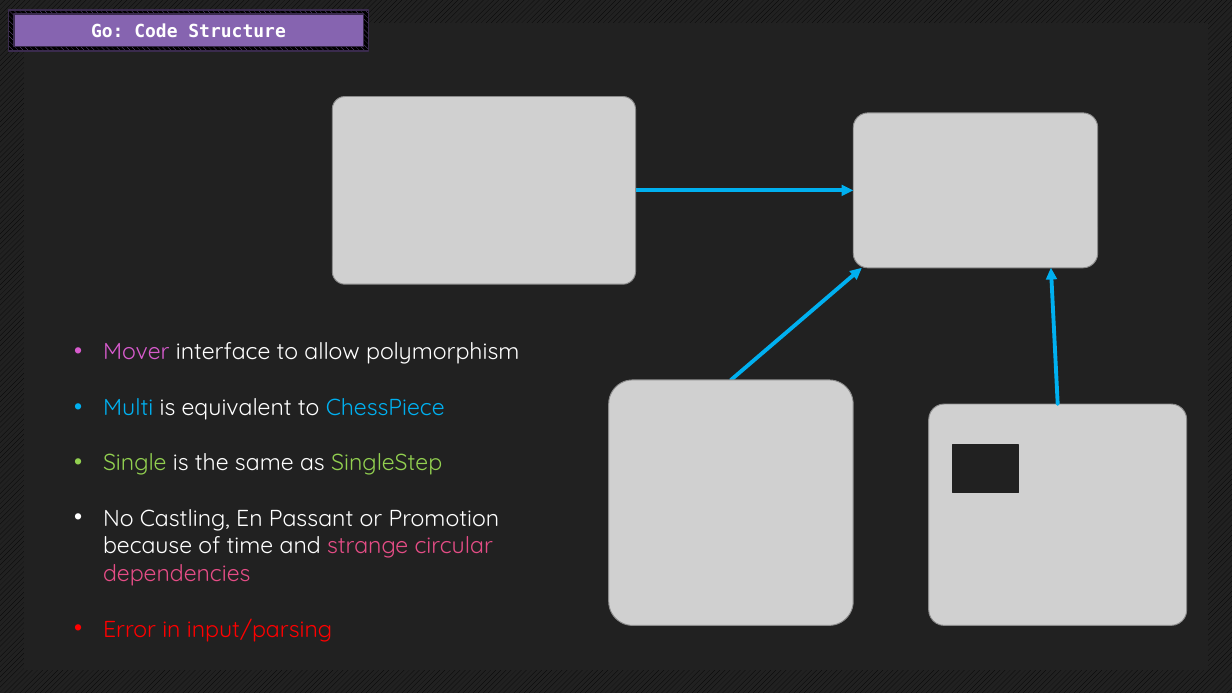
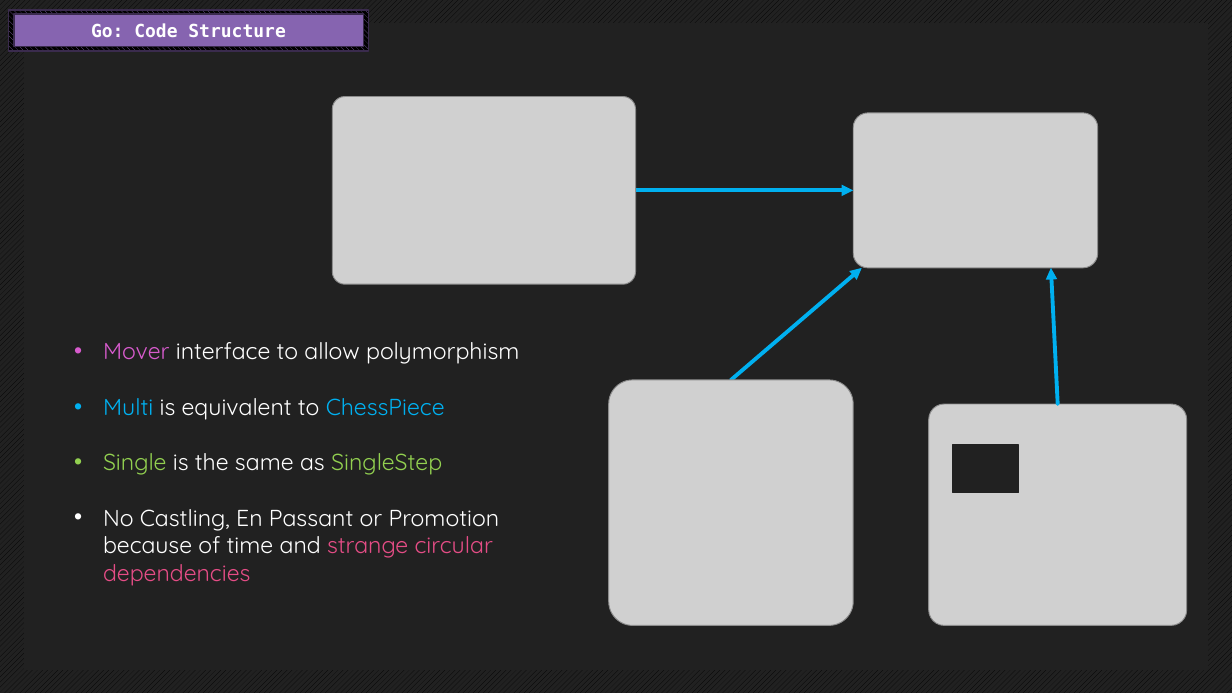
Before and after one commit to endorivium/informational-mastery, a slide deck: slide 21 of KP/1_AbschlussPräsentation/KP_AbschlussPräsentation_Kotlin.pptx. Drawn at 1232x693 pixels with LibreOffice and Linux fonts; fonts in the diff are those of the drawing; grey boxes stand for pictures. Boxes give left, top, right and bottom in pixels: in the first picture for what was removed or moved away, otherwise in the second. Text is boxed around its words. In the diff, an @@ line names an element or a change of style, - is before the commit and + after.

```diff
--- a/KP/1_AbschlussPräsentation/KP_AbschlussPräsentation_Kotlin.pptx
+++ b/KP/1_AbschlussPräsentation/KP_AbschlussPräsentation_Kotlin.pptx
@@ text at [103,618,332,642]: paragraph removed @@
-• Error in input/parsing
```
Also in this commit, not shown: 2 other slides changed, 1 other file.
